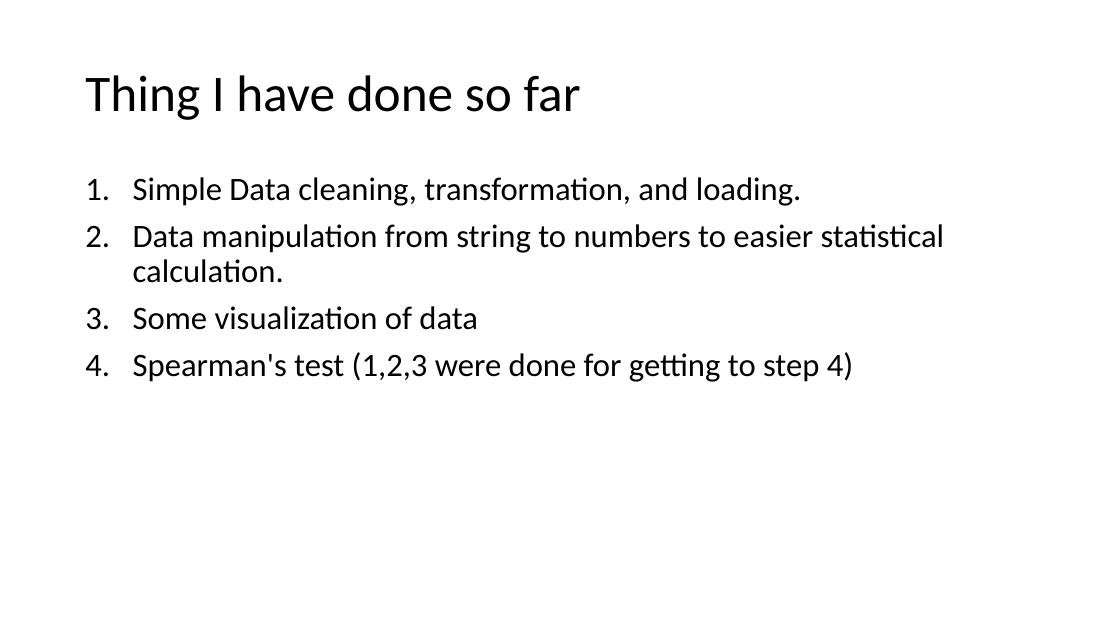
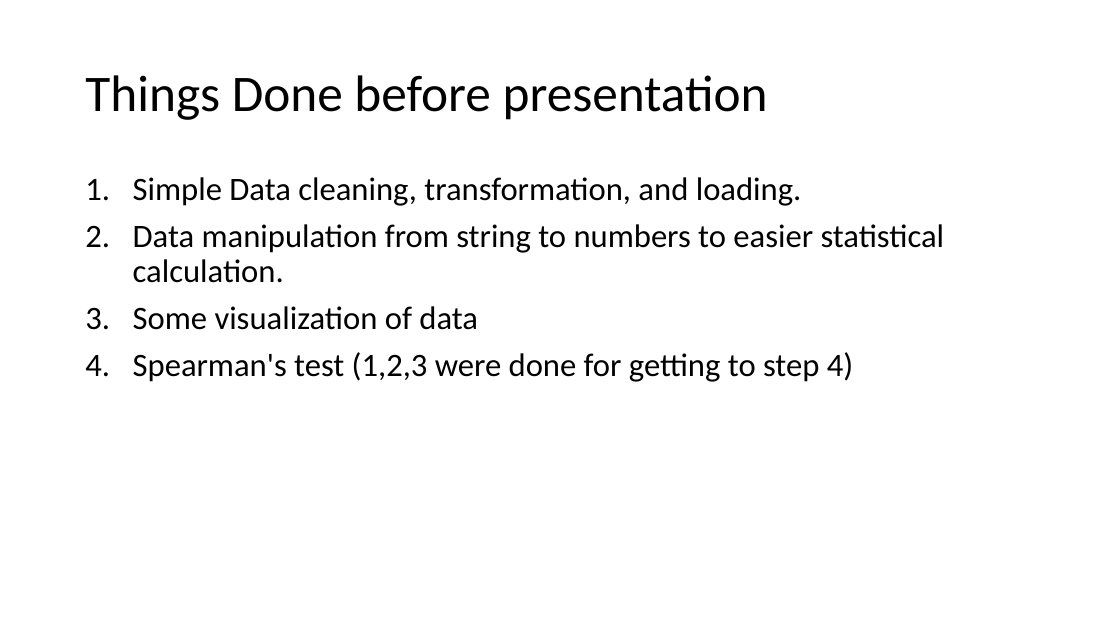
Before and after one commit to KaushalGuragai/Kguragain_R_Project, a slide deck: slide 2 of R Project.pptx. Drawn at 1120x630 pixels with LibreOffice and Linux fonts; fonts in the diff are those of the drawing. Boxes give left, top, right and bottom in pixels: in the first picture for what was removed or moved away, otherwise in the second. Text is boxed around its words. In the diff, an @@ line names an element or a change of style, - is before the commit and + after.

```diff
--- a/R Project.pptx
+++ b/R Project.pptx
@@ title at [85,75,768,120]: text changed @@
-Thing I have done so far
+Things Done before presentation
```
Also in this commit, not shown: 1 other slide changed, 7 slides added, 1 slide removed, 8 other files.
